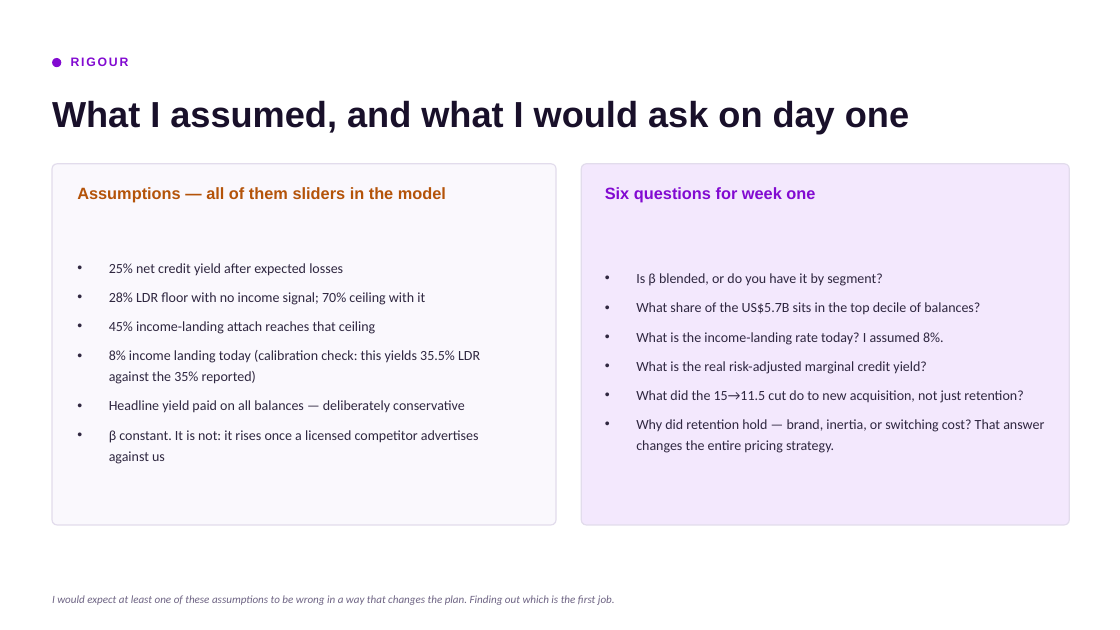
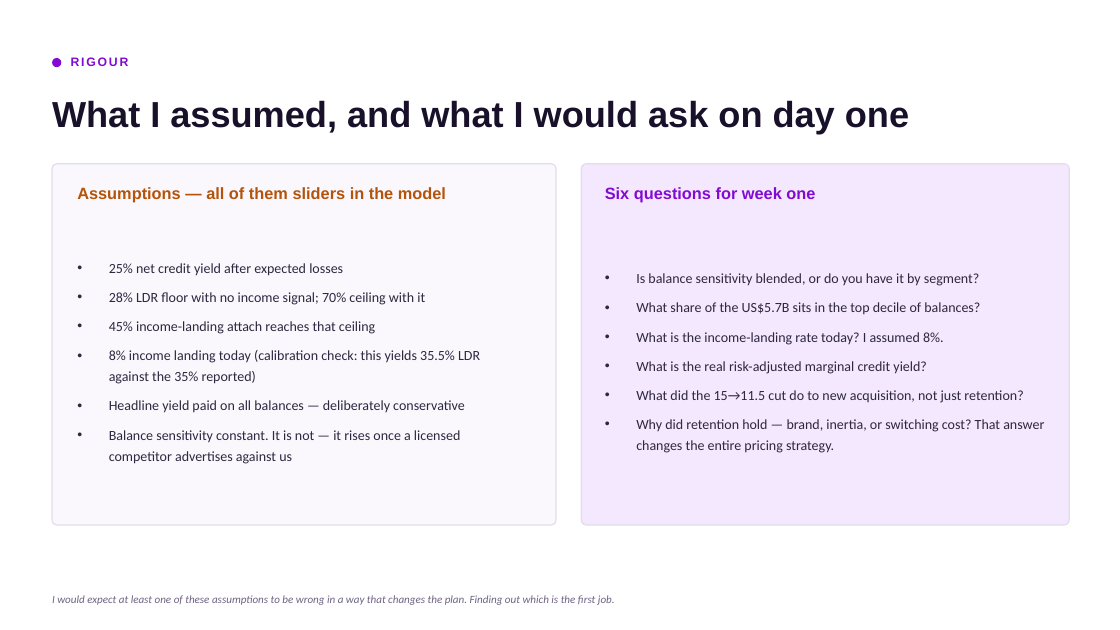
Before and after one commit to cemorr10-debug/nubank-case-prep, a slide deck: slide 15 of deck/Core_Mexico_Business_Case.pptx. Drawn at 1120x630 pixels with LibreOffice and Linux fonts; fonts in the diff are those of the drawing. Boxes give left, top, right and bottom in pixels: in the first picture for what was removed or moved away, otherwise in the second. Text is boxed around its words. In the diff, an @@ line names an element or a change of style, - is before the commit and + after.

```diff
--- a/deck/Core_Mexico_Business_Case.pptx
+++ b/deck/Core_Mexico_Business_Case.pptx
@@ text at bbox=[636, 273, 979, 286]: text changed @@
-• Is β blended, or do you have it by segment?
+• Is balance sensitivity blended, or do you have it by segment?
@@ text at bbox=[109, 430, 460, 464]: text changed @@
-• β constant. It is not: it rises once a licensed competitor advertises against us
+• Balance sensitivity constant. It is not — it rises once a licensed competitor advertises against us
```
Also in this commit, not shown: 3 other slides changed, 5 other files.
